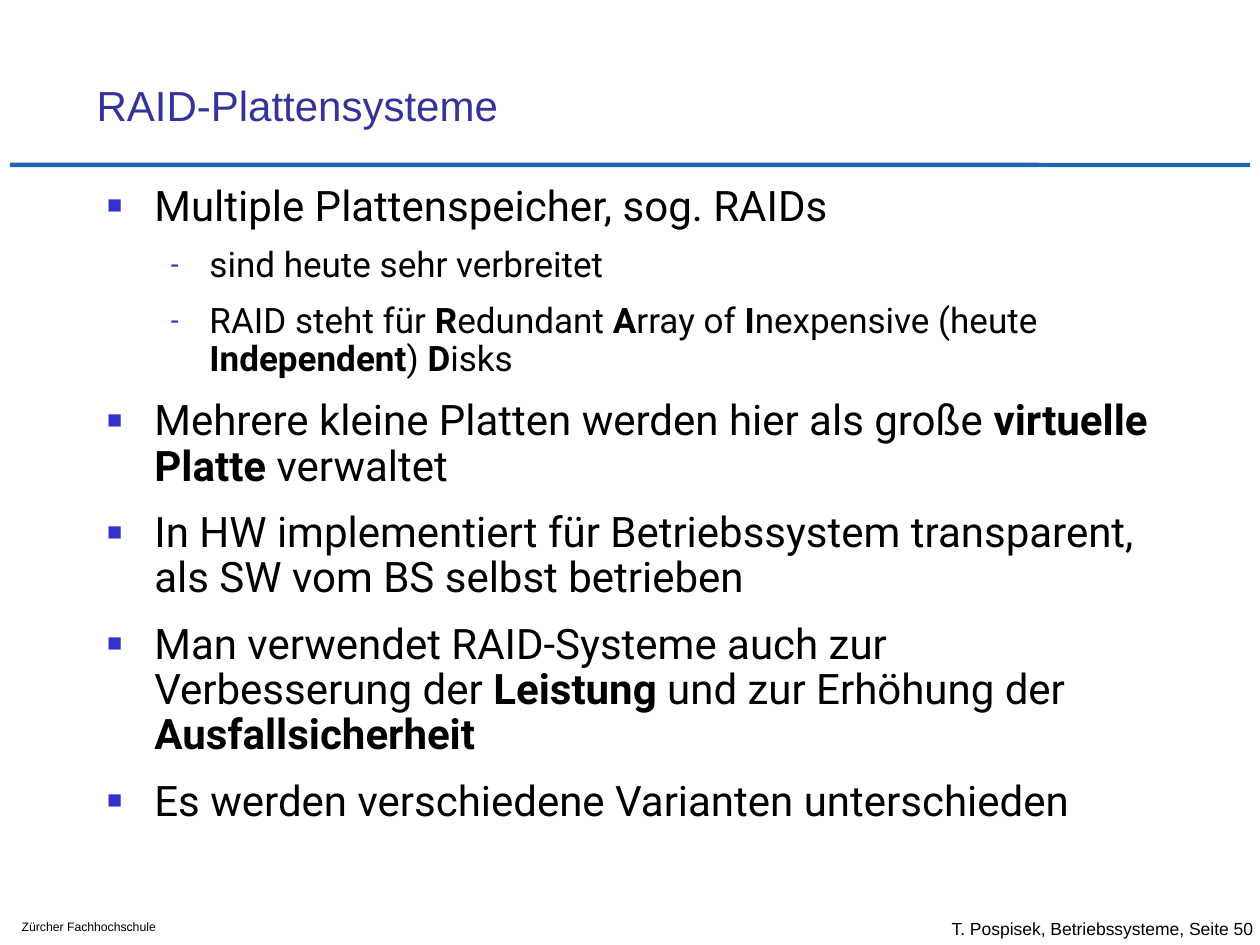
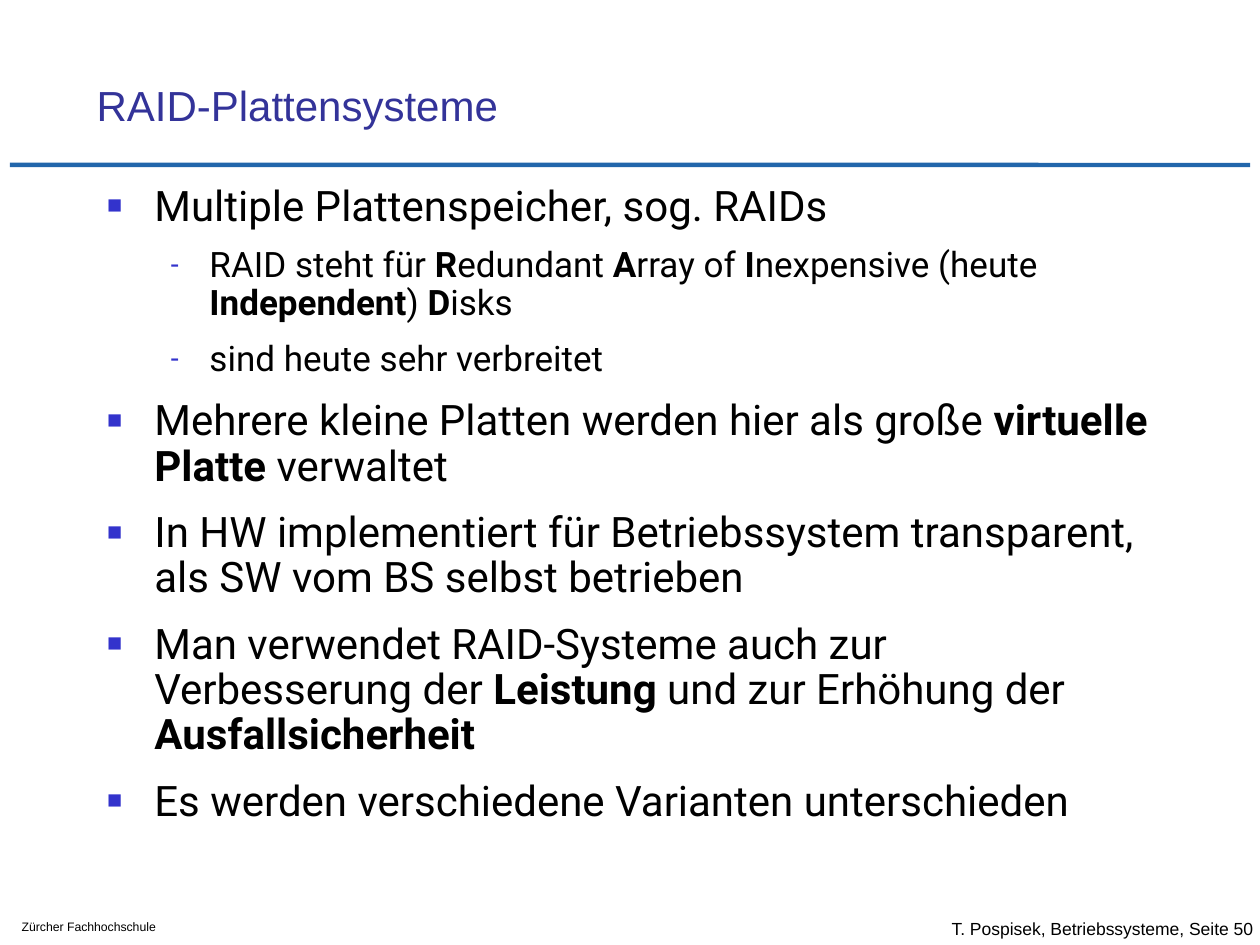
Before and after one commit to tpo/betriebssysteme, a slide deck: slide 50 of 12_Geraete_und_Dateiverwaltung.odp. Drawn at 1260x945 pixels with LibreOffice and Linux fonts; fonts in the diff are those of the drawing; background and template pictures are left out. Boxes give left, top, right and bottom in pixels: in the first picture for what was removed or moved away, otherwise in the second. Text is boxed around its words. In the diff, an @@ line names an element or a change of style, - is before the commit and + after.

```diff
--- a/12_Geraete_und_Dateiverwaltung.odp
+++ b/12_Geraete_und_Dateiverwaltung.odp
@@ text at box(209, 249, 1037, 323): paragraph added @@
+  – RAID steht für Redundant Array of Inexpensive (heute Independent) Disks
@@ text at box(209, 305, 1037, 379): paragraph removed @@
-  – RAID steht für Redundant Array of Inexpensive (heute Independent) Disks
```
Also in this commit, not shown: 2 other slides changed, 1 other file.
